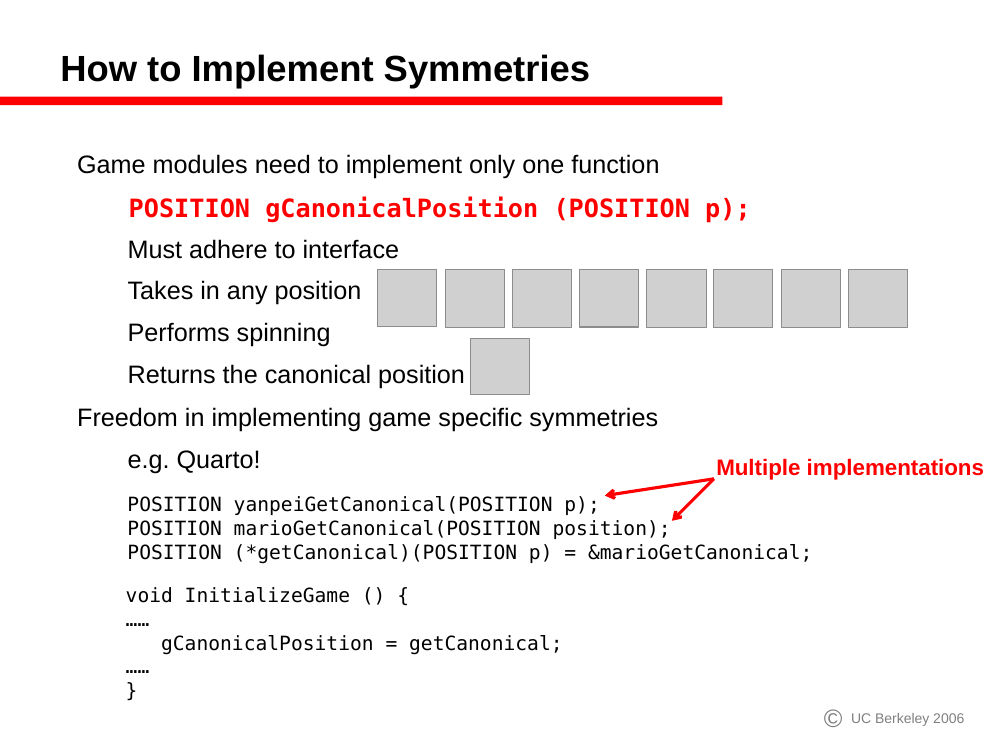
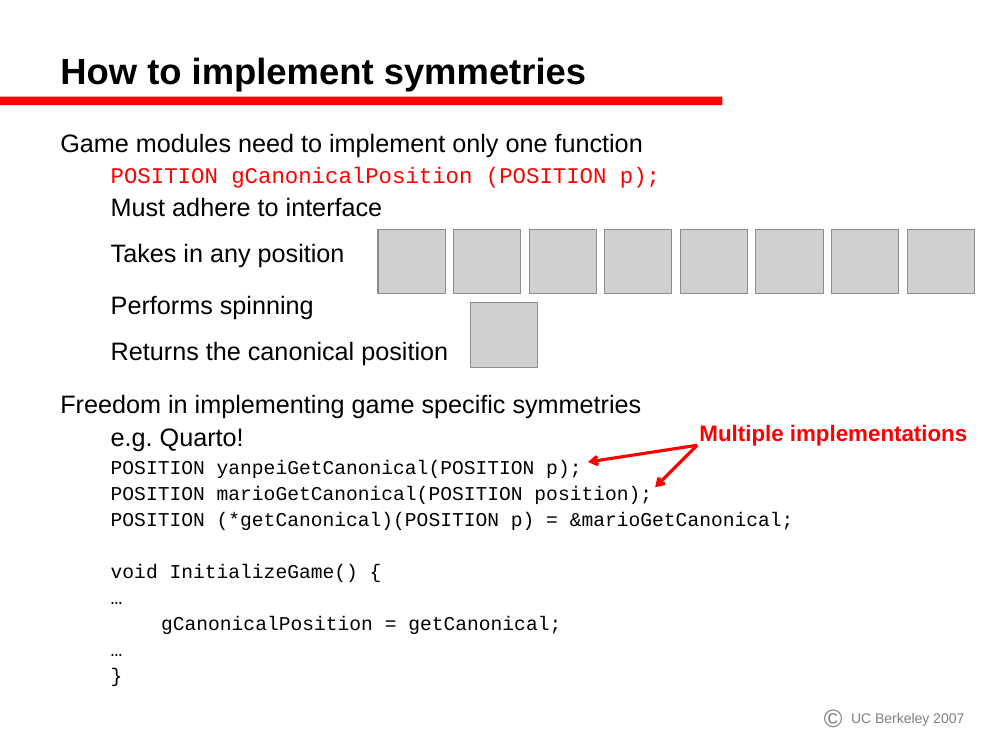
Before and after one commit to GamesCrafters/GamesmanClassic, a slide deck: slide 7 of gamesman/doc/Symmetries.ppt. Drawn at 1008x756 pixels with LibreOffice and Linux fonts; fonts in the diff are those of the drawing; grey boxes stand for pictures. Boxes give left, top, right and bottom in pixels: in the first picture for what was removed or moved away, otherwise in the second. Text is boxed around its words. In the diff, an @@ line names an element or a change of style, - is before the commit and + after.

```diff
--- a/gamesman/doc/Symmetries.ppt
+++ b/gamesman/doc/Symmetries.ppt
@@ title at (60, 57, 586, 91): text changed @@
-How to Implement Symmetries
+How to implement symmetries
@@ text added at (60, 133, 794, 634), 14 pt, text #000000 @@
+Game modules need to implement only one function
+  POSITION gCanonicalPosition (POSITION p);
+  Must adhere to interface
+  Takes in any position
+  Performs spinning
+  Returns the canonical position
+Freedom in implementing game specific symmetries
+  e.g. Quarto!
+  POSITION yanpeiGetCanonical(POSITION p);
+  POSITION marioGetCanonical(POSITION position);
+  POSITION (*getCanonical)(POSITION p) = &marioGetCanonical;
+  void InitializeGame() {
+  …
+    gCanonicalPosition = getCanonical;
+  …
+  }
@@ text removed at (77, 154, 659, 178) @@
-Game modules need to implement only one function
@@ text removed at (129, 197, 751, 223) @@
-POSITION gCanonicalPosition (POSITION p);
@@ text removed at (128, 239, 400, 259) @@
-Must adhere to interface
@@ picture: place and size @@
-picture at (378, 270, 436, 327)
+picture at (378, 229, 446, 293)
@@ picture: place and size @@
-picture at (446, 270, 505, 328)
+picture at (454, 229, 521, 293)
@@ picture: place and size @@
-picture at (512, 270, 572, 328)
+picture at (529, 229, 597, 293)
@@ picture: place and size @@
-picture at (580, 270, 638, 328)
+picture at (605, 229, 672, 293)
@@ picture: place and size @@
-picture at (714, 270, 772, 328)
+picture at (680, 229, 748, 293)
@@ picture: place and size @@
-picture at (781, 270, 841, 328)
+picture at (756, 229, 824, 293)
@@ picture: place and size @@
-picture at (849, 270, 907, 328)
+picture at (832, 229, 899, 293)
@@ picture: place and size @@
-picture at (647, 270, 707, 328)
+picture at (907, 229, 975, 293)
@@ text removed at (128, 280, 362, 304) @@
-Takes in any position
@@ text removed at (128, 322, 331, 346) @@
-Performs spinning
@@ picture: place and size @@
-picture at (471, 338, 529, 394)
+picture at (471, 302, 538, 367)
@@ text removed at (128, 364, 465, 388) @@
-Returns the canonical position
@@ text removed at (77, 407, 658, 432) @@
-Freedom in implementing game specific symmetries
@@ text "Multiple implementations": place and size @@
-text "Multiple implementations" at (716, 458, 984, 480)
+text "Multiple implementations" at (699, 424, 967, 446)
@@ arrow moved from (714, 479) - (605, 496) to (698, 446) - (588, 462) @@
@@ arrow moved from (714, 479) - (672, 521) to (698, 446) - (655, 487) @@
@@ text removed at (128, 450, 261, 474) @@
-e.g. Quarto!
@@ text removed at (127, 496, 812, 564) @@
-POSITION yanpeiGetCanonical(POSITION p);
-POSITION marioGetCanonical(POSITION position);
-POSITION (*getCanonical)(POSITION p) = &marioGetCanonical;
@@ text removed at (126, 587, 563, 655) @@
-void InitializeGame () {
-……
-gCanonicalPosition = getCanonical;
-……
-}
@@ text removed at (851, 713, 964, 726) @@
-UC Berkeley 2006
@@ text added at (851, 713, 964, 726), 10 pt, text #808080 @@
+UC Berkeley 2007
```
Also in this commit, not shown: 9 other slides changed, 1 other file.
